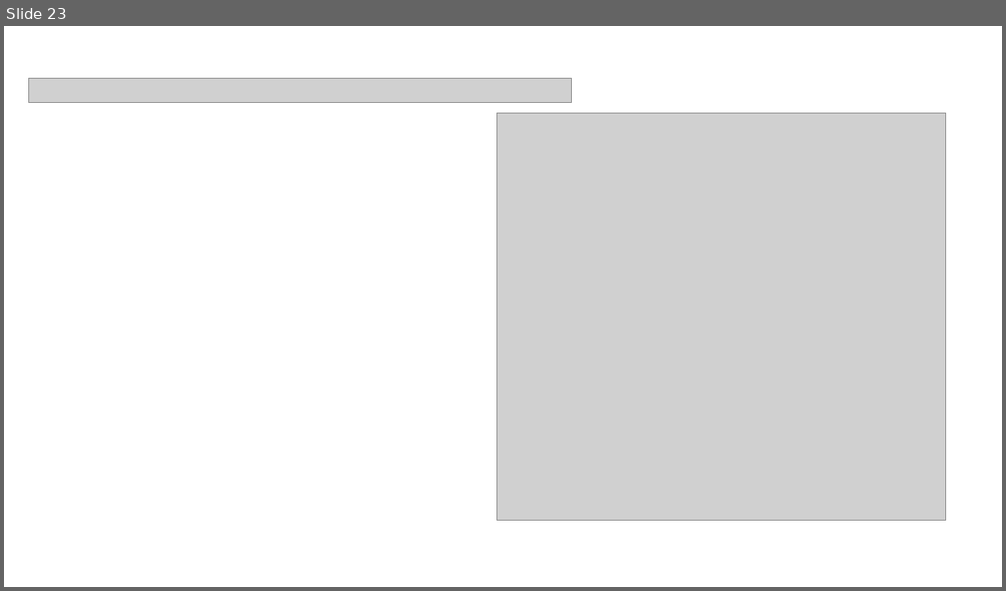
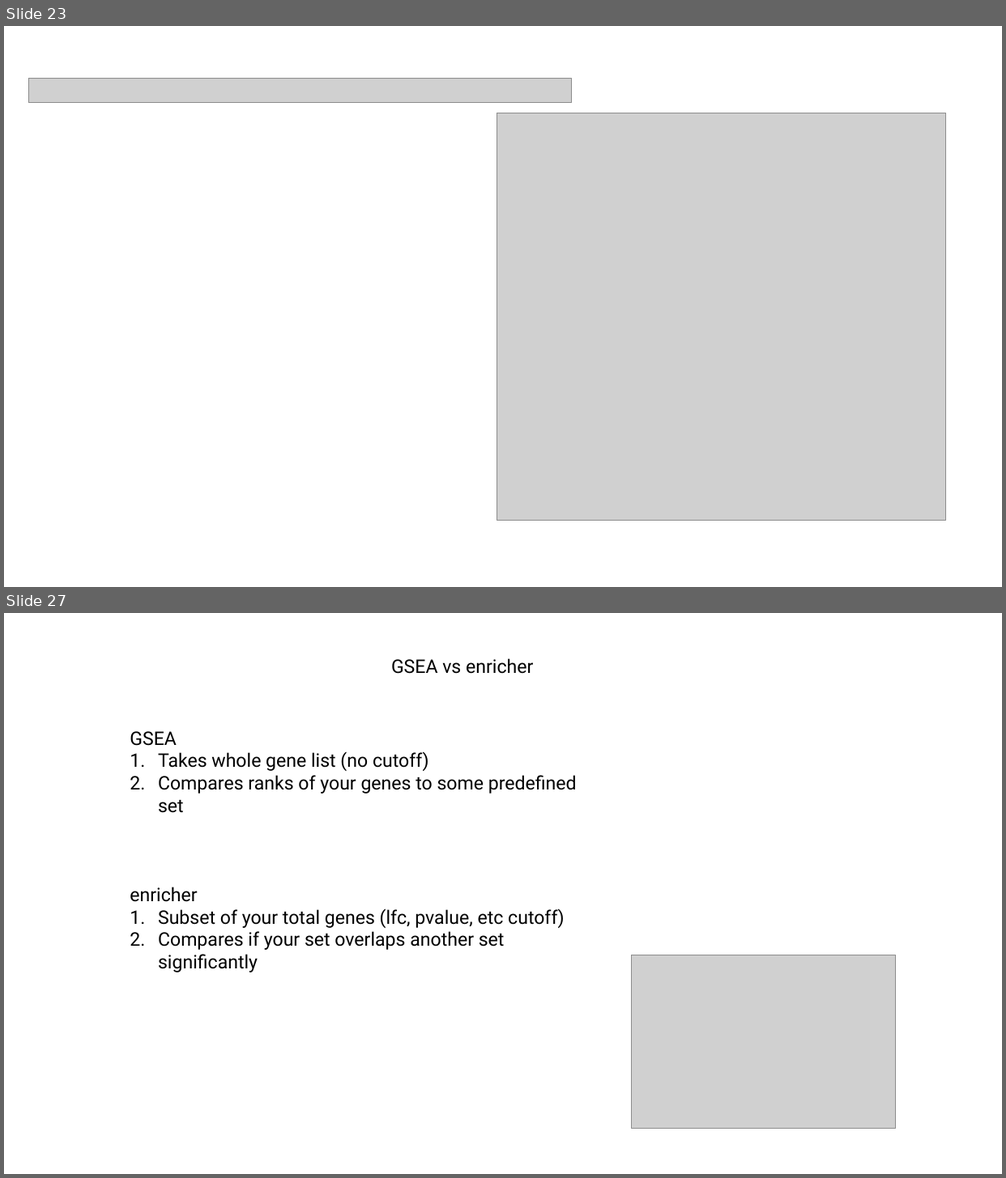
Before and after one commit to jraab/GNET749_RNAseq, a slide deck: lectures/2024_GNET_Class6_Viz_ExpDesign.pptx. Shown one above the other, each under a label of ours: slide 23 before the commit, slides 23 and 27 after it; the slides between them are not shown. The pictures are 1006x591 and 1006x1178 pixels, drawn with LibreOffice and Linux fonts; fonts in the diff are those of the drawing; grey boxes stand for pictures. Boxes give left, top, right and bottom in pixels: in the first picture for what was removed or moved away, otherwise in the second. Text is boxed around its words. In the diff, an @@ line names an element or a change of style, - is before the commit and + after.

```diff
--- a/lectures/2024_GNET_Class6_Viz_ExpDesign.pptx
+++ b/lectures/2024_GNET_Class6_Viz_ExpDesign.pptx
@@ slide 27 added at [4,613,1002,1174], background #FFFFFF @@
@@ text added at [391,658,533,674], 18 pt, text #000000 @@
+GSEA vs enricher
@@ text added at [130,731,577,794], 18 pt, text #000000 @@
+GSEA
+1. Takes whole gene list (no cutoff)
+2. Compares ranks of your genes to some predefined set
@@ text added at [130,887,565,950], 18 pt, text #000000 @@
+enricher
+1. Subset of your total genes (lfc, pvalue, etc cutoff)
+2. Compares if your set overlaps another set significantly
@@ picture added at [632,955,896,1129] @@
```
Also in this commit, not shown: 1 slide changed, 3 other slides added, 1 other file.
